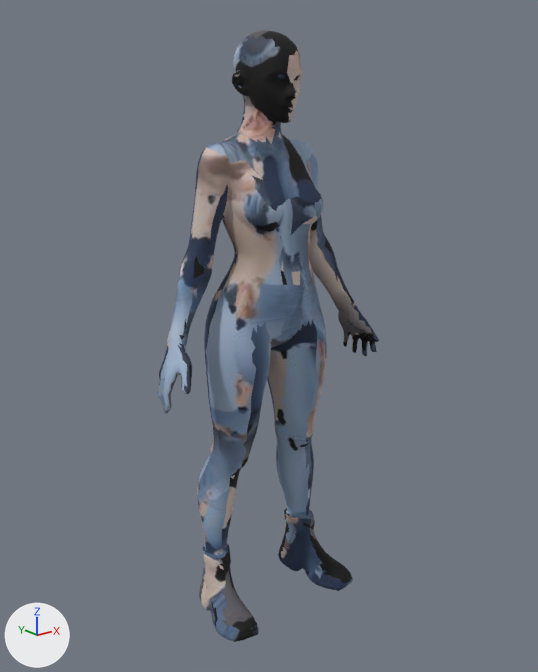
One commit to the glTF model project/assets/models/board/pathc_ship/base_body_f.glb: the scene before it, then after it.
Both versions are drawn from a camera (50 mm lens) standing at (-1.411, -1.776, 1.656) and looking at (0.0, -0.013, 0.95). The axes (+X, +Y, +Z) are drawn at lower left. The lights are the same throughout. The older version comes first. Vertices at exactly the same position are counted once.

Objects in the first picture: 'base_body_f'.
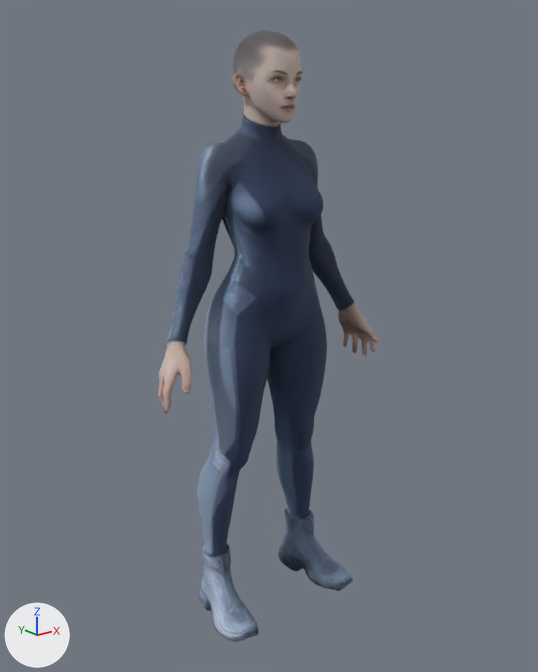
The change in detail:
me_node_0_001 is used by ob_base_body_f; location (0.0, 0.0, 0.0).
me_node_0_001 had 5502 vertices, 11000 faces and spanned x -0.43..0.42, y -0.19..0.15, z 0.0..1.85.
me_node_0_001 now has 5752 vertices, 11500 faces and spans x -0.43..0.42, y -0.19..0.15, z 0.0..1.85.
me_node_0_001 part 1: 25 vertices moved from x -0.41..0.38, y -0.13..0.11, z 0.01..1.72 to x -0.41..0.38, y -0.13..0.1, z 0.01..1.72; 113 vertices removed from x -0.39..0.41, y -0.18..0.15, z 0.0..1.84; 363 vertices added at x -0.42..0.42, y -0.19..0.15, z 0.0..1.84.
me_node_0_001 part 2: 9744 kept faces spanning x -0.43..0.42, y -0.19..0.15, z 0.0..1.85 get new texture (UV) coordinates.

Boxes [x1, y1, x2, y2] around the edits, measured in the pictures (538 x 672 px):
part 1 of me_node_0_001, reshaped
    before: [159, 31, 378, 641]
    after: [159, 31, 378, 642]
part 2 of me_node_0_001, surface changed
    both: [158, 30, 379, 642]
